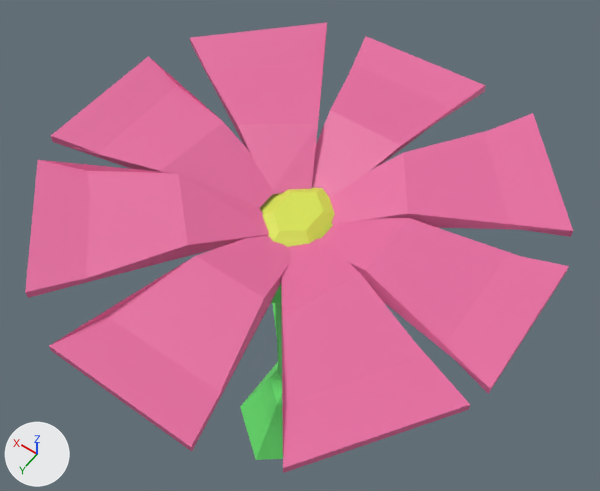
Two versions of the Blender file As One (new control)/Assets/Environment Assets/flower0.blend, one commit apart.
One viewpoint serves both versions: a 50 mm camera at (-5.84, 7.07, 17.73) aimed at (-0.04, -1.05, 4.96). Every picture has the same lights, and +X, +Y and +Z are marked at lower left.
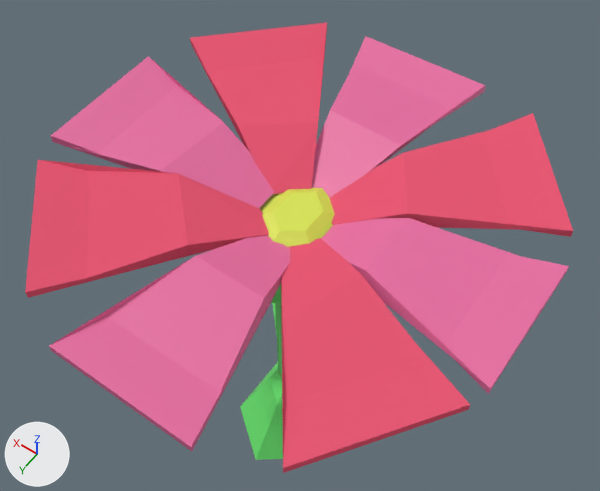
Boxes (x1, y1, x2, y2) around the edits, measured in the pictures (600 x 491 px):
```json
{"object": "Cube.025", "change": "recoloured", "before": [281, 238, 470, 473], "after": [281, 238, 470, 473], "on screen": "pink to red"}
{"object": "Cube.027", "change": "recoloured", "before": [25, 160, 269, 298], "after": [25, 160, 269, 298], "on screen": "pink to red"}
{"object": "Cube.028", "change": "recoloured", "before": [330, 113, 573, 237], "after": [330, 113, 573, 237], "on screen": "pink to red"}
{"object": "Cube.029", "change": "recoloured", "before": [190, 22, 327, 194], "after": [190, 22, 327, 194], "on screen": "pink to red"}
```

Scene script edits in JSON lines:
```json
{"op": "add", "block": "mat_pink1", "code": ["mat_pink1 = diffuse_material('Pink1')", "mat_pink1.base_color = (0.8, 0.102, 0.176)  # red #e75a74"]}
{"block": "me_cube_033", "where": "me_cube_033.from_pydata(...)  # 8 vertices, 6 faces; spans x -1.34..3.32, y -1.64..1.64, z -10.82..1.64"}
{"op": "remove", "block": "me_cube_033", "code": "me_cube_033.materials.append(mat_pink)  # pink #e76ca0"}
{"op": "add", "block": "me_cube_033", "code": "me_cube_033.materials.append(mat_pink1)  # red #e75a74"}
{"block": "me_cube_035", "where": "me_cube_035.from_pydata(...)  # 8 vertices, 6 faces; spans x -1.34..3.3, y -1.64..1.64, z -11.31..1.64"}
{"op": "remove", "block": "me_cube_035", "code": "me_cube_035.materials.append(mat_pink)  # pink #e76ca0"}
{"op": "add", "block": "me_cube_035", "code": "me_cube_035.materials.append(mat_pink1)  # red #e75a74"}
{"block": "me_cube_036", "where": "me_cube_036.from_pydata(...)  # 8 vertices, 6 faces; spans x -1.34..3.19, y -1.64..1.64, z -10.79..1.64"}
{"op": "remove", "block": "me_cube_036", "code": "me_cube_036.materials.append(mat_pink)  # pink #e76ca0"}
{"op": "add", "block": "me_cube_036", "code": "me_cube_036.materials.append(mat_pink1)  # red #e75a74"}
{"block": "me_cube_037", "where": "me_cube_037.from_pydata(...)  # 8 vertices, 6 faces; spans x -1.34..3.25, y -1.64..1.64, z -11.3..1.64"}
{"op": "remove", "block": "me_cube_037", "code": "me_cube_037.materials.append(mat_pink)  # pink #e76ca0"}
{"op": "add", "block": "me_cube_037", "code": "me_cube_037.materials.append(mat_pink1)  # red #e75a74"}
```
